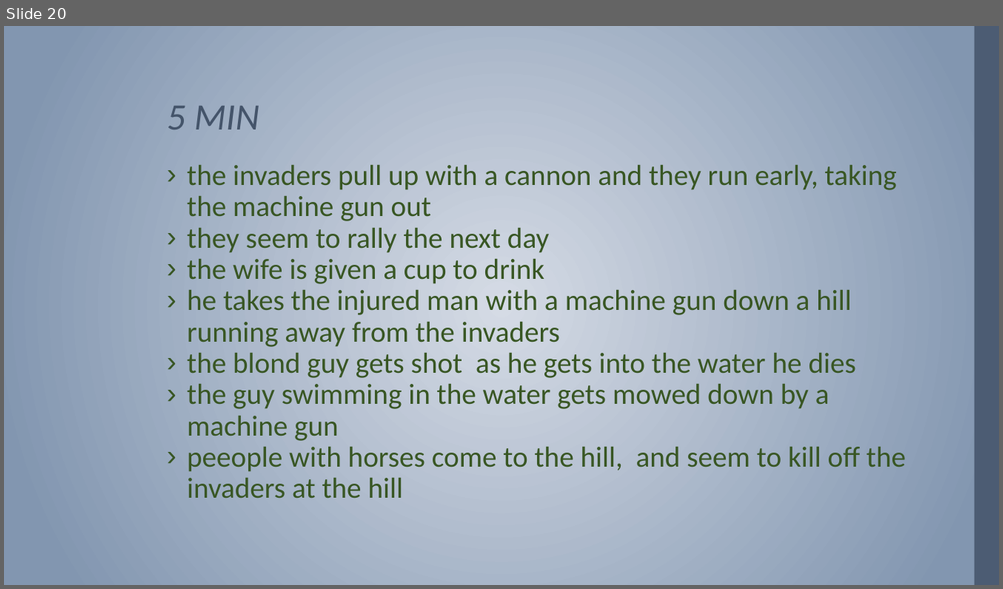
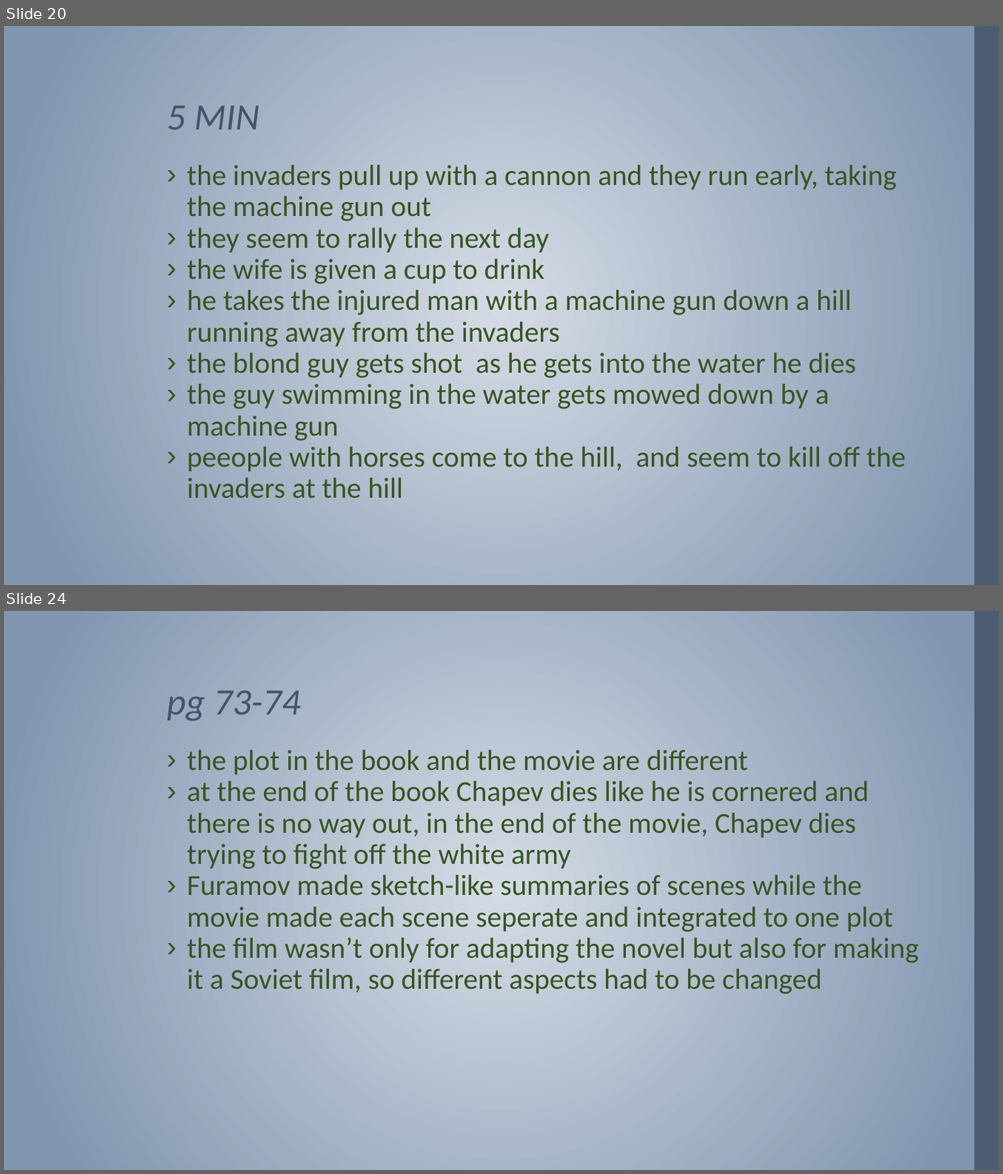
Before and after one commit to MichaelOdumosu57/Spring_2017, a slide deck: Spring 2017 Semester/Music or Arts/ARUS HW/14 ARUS HW/ARUS 280 HW #14.pptx. Shown one above the other, each under a label of ours: slide 20 before the commit, slides 20 and 24 after it; the slides between them are not shown. The pictures are 1003x589 and 1003x1174 pixels, drawn with LibreOffice and Linux fonts; fonts in the diff are those of the drawing; background and template pictures are left out. Boxes give left, top, right and bottom in pixels: in the first picture for what was removed or moved away, otherwise in the second. Text is boxed around its words. In the diff, an @@ line names an element or a change of style, - is before the commit and + after.

```diff
--- a/Spring 2017 Semester/Music or Arts/ARUS HW/14 ARUS HW/ARUS 280 HW #14.pptx
+++ b/Spring 2017 Semester/Music or Arts/ARUS HW/14 ARUS HW/ARUS 280 HW #14.pptx
@@ slide 24 added at (4,611,999,1170), background gradient #D5DBE5 to #8296B0; not listed: 1 template element that a slide beside it also shows @@
@@ title added at (167,690,300,721), 36 pt, text #44546A, italic @@
+pg 73-74
@@ text added at (187,749,919,994), 28 pt, text #385623 @@
+› the plot in the book and the movie are different
+› at the end of the book Chapev dies like he is cornered and there is no way out, in the end of the movie, Chapev dies trying to fight off the white army
+› Furamov made sketch-like summaries of scenes while the movie made each scene seperate and integrated to one plot
+› the film wasn’t only for adapting the novel but also for making it a Soviet film, so different aspects had to be changed
```
Also in this commit, not shown: 8 other slides added.
